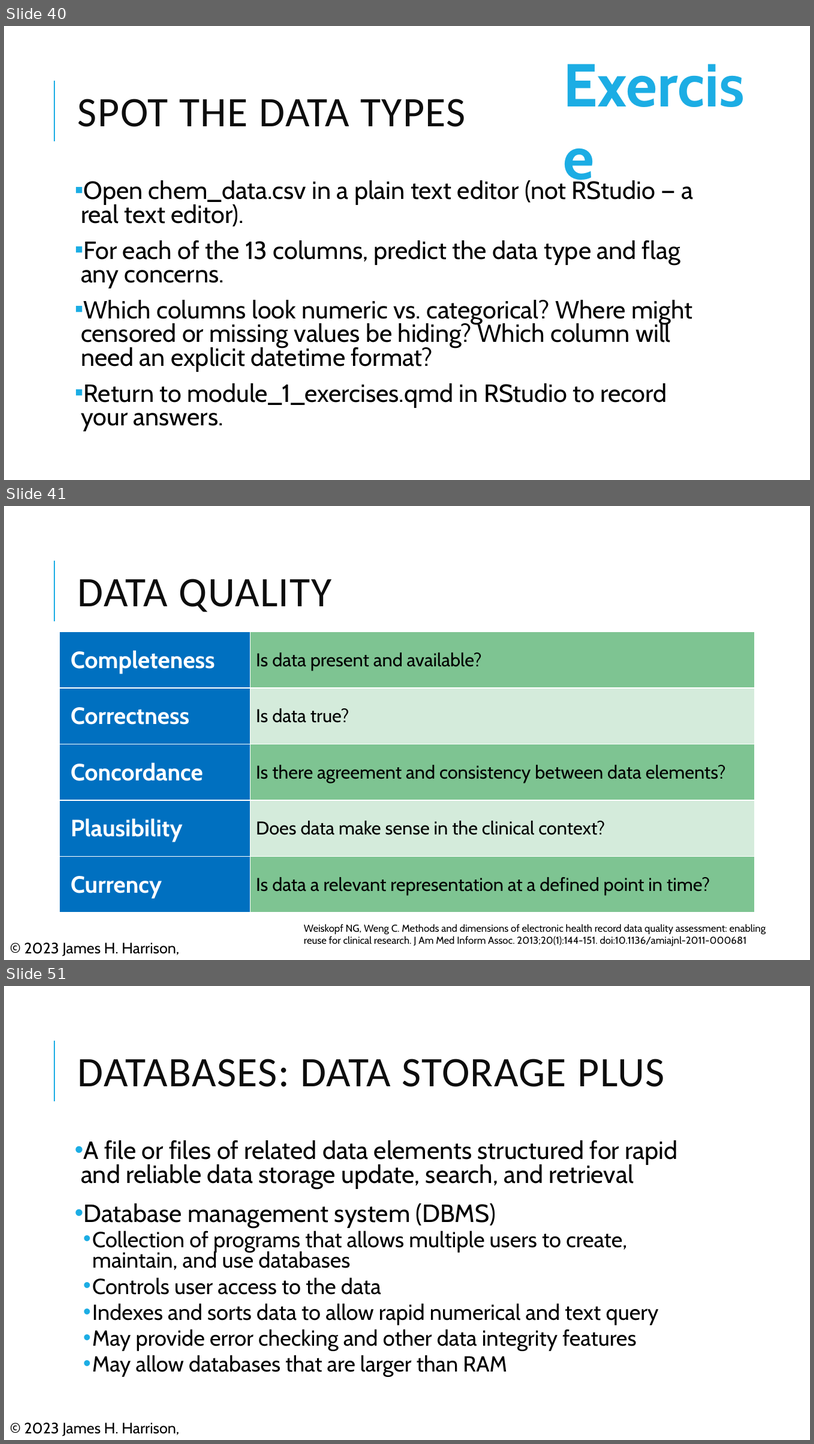
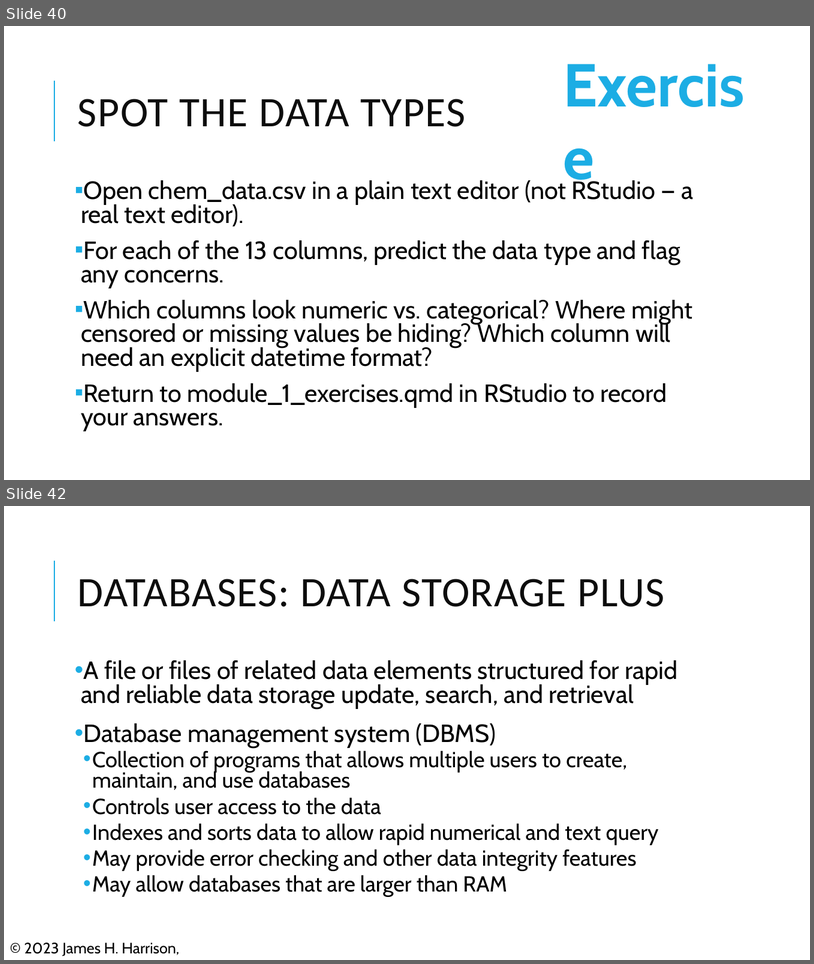
Before and after one commit to pcmathias/MSACL-data-literacy, a slide deck: updates_2026/presentations/Module 1 Slides.pptx. Shown one above the other, each under a label of ours: slides 40, 41 and 51 before the commit, slides 40 and 42 after it; the slides between them are not shown. The pictures are 814x1444 and 814x964 pixels, drawn with LibreOffice and Linux fonts; fonts in the diff are those of the drawing. Boxes give left, top, right and bottom in pixels: in the first picture for what was removed or moved away, otherwise in the second. Text is boxed around its words. In the diff, an @@ line names an element or a change of style, - is before the commit and + after.

```diff
--- a/updates_2026/presentations/Module 1 Slides.pptx
+++ b/updates_2026/presentations/Module 1 Slides.pptx
@@ slide 41 removed at <box>4,506,810,960</box>, background #FFFFFF; not listed: 1 template element that a slide beside it also shows @@
@@ title removed at <box>78,579,332,612</box> @@
-DATA QUALITY
@@ table removed at <box>60,632,755,913</box>, 5 rows, 2 columns @@
-Completeness | Is data present and available?
-Correctness | Is data true?
-Concordance | Is there agreement and consistency between data elements?
-Plausibility | Does data make sense in the clinical context?
-Currency | Is data a relevant representation at a defined point in time?
@@ text removed at <box>304,924,767,946</box> @@
-Weiskopf NG, Weng C. Methods and dimensions of electronic health record data quality assessment: enabling reuse for clinical research. J Am Med Inform Assoc. 2013;20(1):144-151. doi:10.1136/amiajnl-2011-000681
@@ text removed at <box>24,942,179,956</box> @@
-© 2023 James H. Harrison, Jr.
@@ what was slide 51 is now slide 42 @@
```
Also in this commit, not shown: 8 other slides removed, 2 other files.
